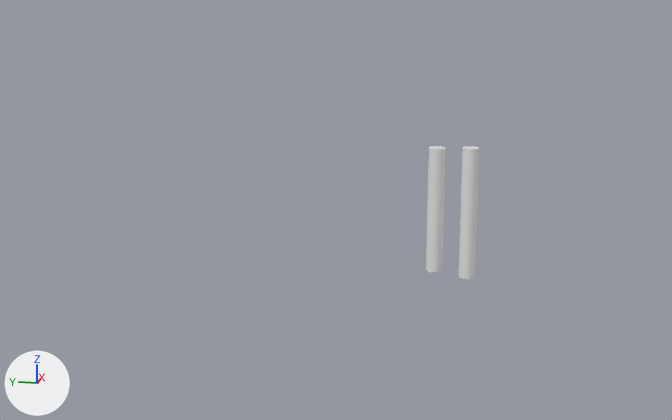
Before and after pictures for a commit that changed the Blender file model/liger.blend.
Before and after are seen from a 50 mm camera at (-149.6, -32.2, 39.2) aimed at (-0.4, -2.3, 1.9). The axes (+X, +Y, +Z) are drawn at lower left. The lights are the same throughout. The same objects are shown in both versions, whatever each file hides.

The first picture shows 'punch-prog'.
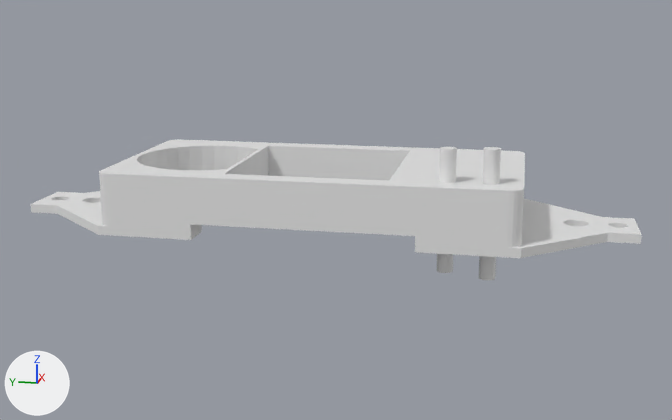
Where the change shows, as pixel boxes [x1, y1, x2, y2] in the pictures (672 x 420 px; the box of a moved part takes in the faces that stretch with it):
'reset-prog', added: after [31, 140, 642, 258]
'punch-prog', reshaped (20% wider): before [426, 146, 479, 279]; after [437, 147, 501, 280]
part 1 of me_cylinder_002, moved or reshaped: before [458, 146, 479, 279]; after [479, 147, 501, 280]
part 2 of me_cylinder_002, moved or reshaped: before [426, 146, 446, 272]; after [437, 147, 457, 273]

The change, as a list of edits to the scene's bpy script:
```text
Change me_cylinder_002:
    where me_cylinder_002.from_pydata(...)  # 128 vertices, 68 faces; spans x -1000.0..1000.0, y -5000.0..1000.0, z -8490.0..4843.0
    used by ob_punch_prog; location = (-12.0, -20.0, 8.0); scale = (0.00125, 0.00125, 0.0015)
    me_cylinder_002 part 1: the loose piece of 64 vertices spanning x -1000.0..1000.0, y -5000.0..-3000.0, z -8490.0..4843.0 is moved by (0.0, -2489.0, 0.0)
    me_cylinder_002 part 2: the loose piece of 64 vertices spanning x -1000.0..1000.0, y -1000.0..1000.0, z -7986.0..4741.0 is moved by (0.0, -1331.0, 0.0)
Add me_cube_006:
    me_cube_006.from_pydata(...)  # 558 vertices, 318 faces, 4 loose edges; spans x -14.8..18.2, y -13.7..88.3, z -1.0..9.0
Add ob_reset_prog:
    ob_reset_prog = bpy.data.objects.new('reset-prog', me_cube_006)
    ob_reset_prog.location = (-1.7, -37.3, 1.0)
```
